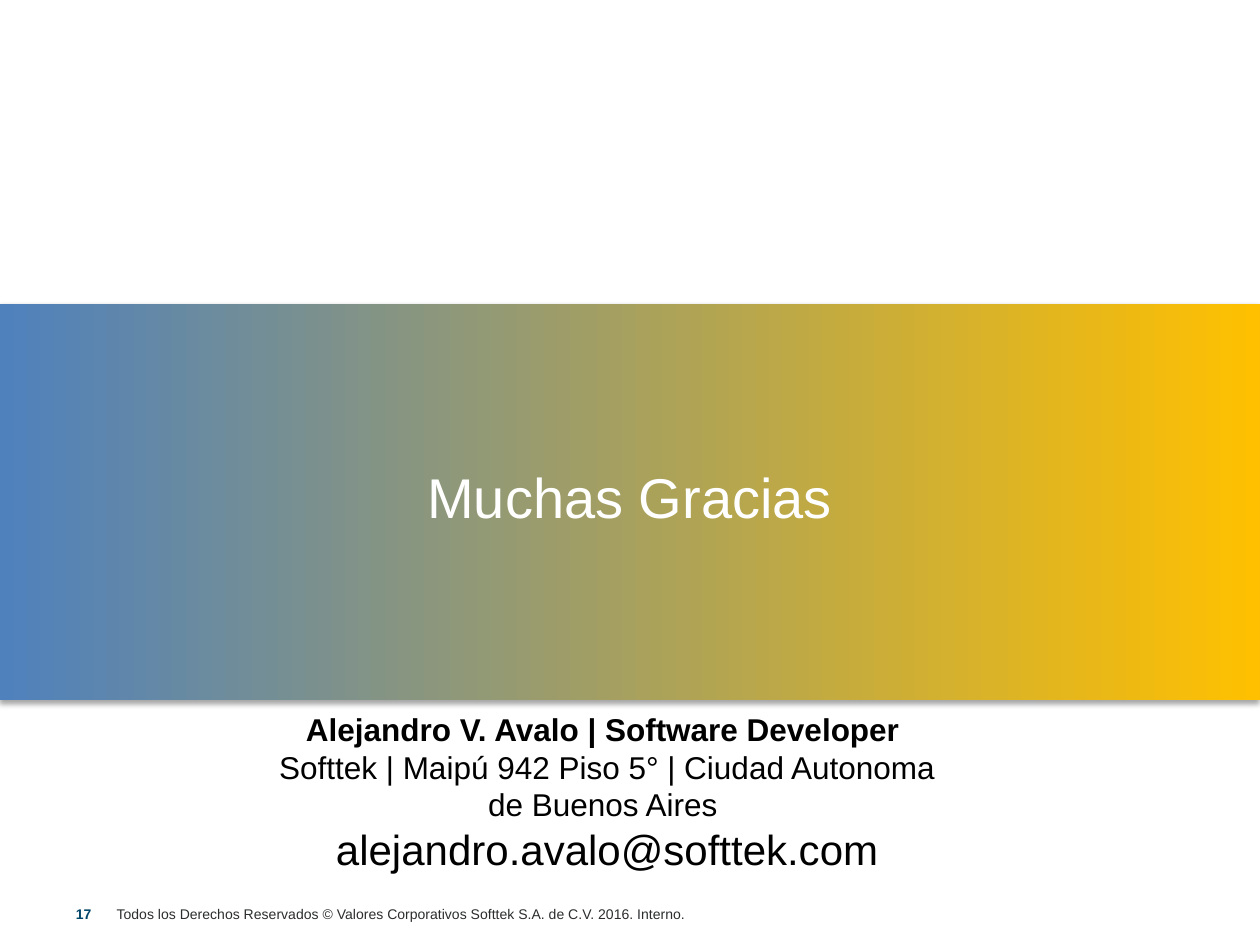
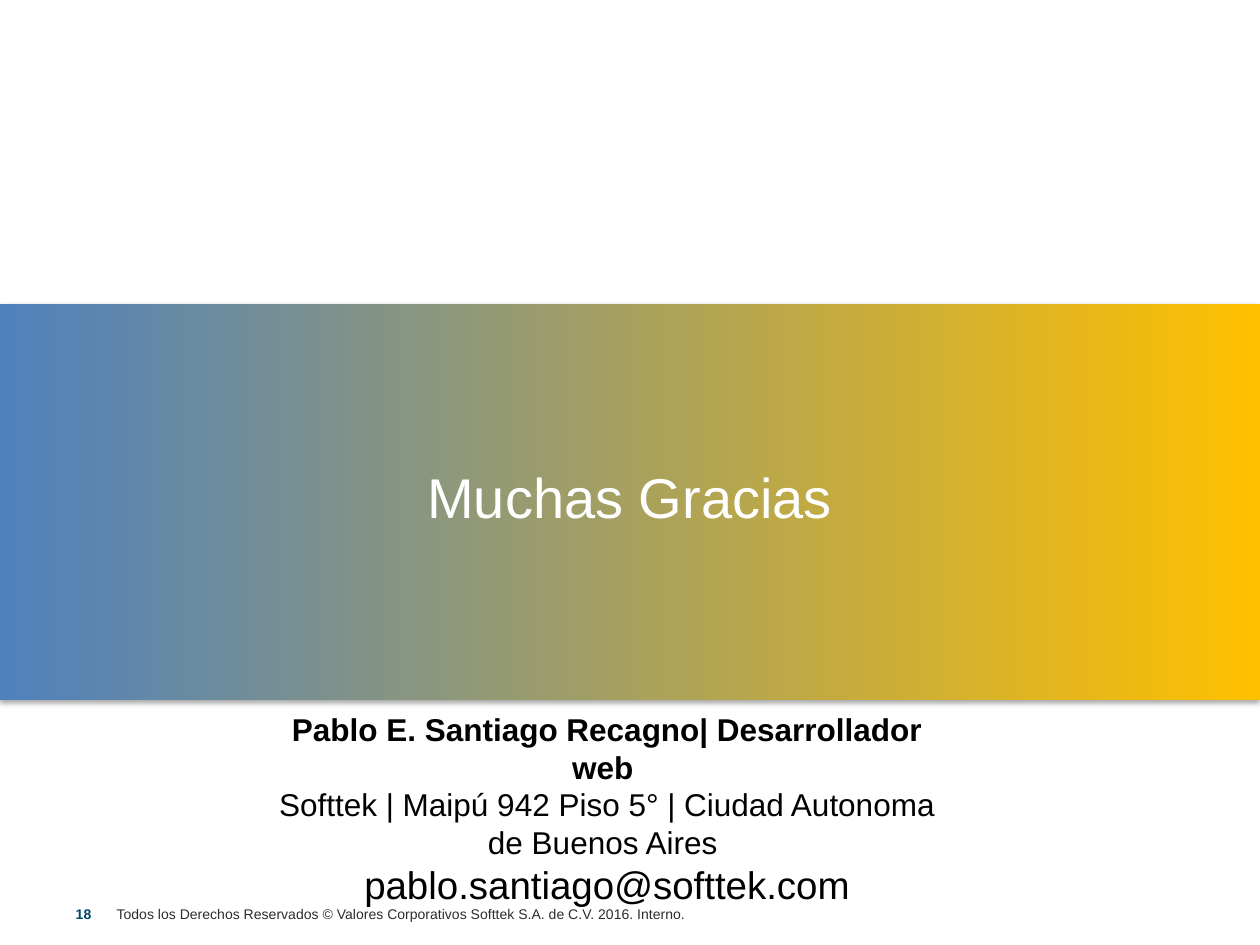
Before and after one commit to precagno/clase_slim, a slide deck: slide 18 of ppt_capacitacion_slim.pptx (slide 17 before the commit). Drawn at 1260x945 pixels with LibreOffice and Linux fonts; fonts in the diff are those of the drawing; background and template pictures are left out. Boxes give left, top, right and bottom in pixels: in the first picture for what was removed or moved away, otherwise in the second. Text is boxed around its words. In the diff, an @@ line names an element or a change of style, - is before the commit and + after.

```diff
--- a/ppt_capacitacion_slim.pptx
+++ b/ppt_capacitacion_slim.pptx
@@ text at [292,718,922,780]: text changed @@
-Alejandro V. Avalo | Software Developer
+Pablo E. Santiago Recagno| Desarrollador web
@@ text at [364,871,849,907]: text changed; size 24 to 22 pt @@
-alejandro.avalo@softtek.com
+pablo.santiago@softtek.com
@@ page number at [76,909,92,919]: text changed @@
-17
+18
```
Also in this commit, not shown: 11 other slides changed, 7 slides added, 6 slides removed.
